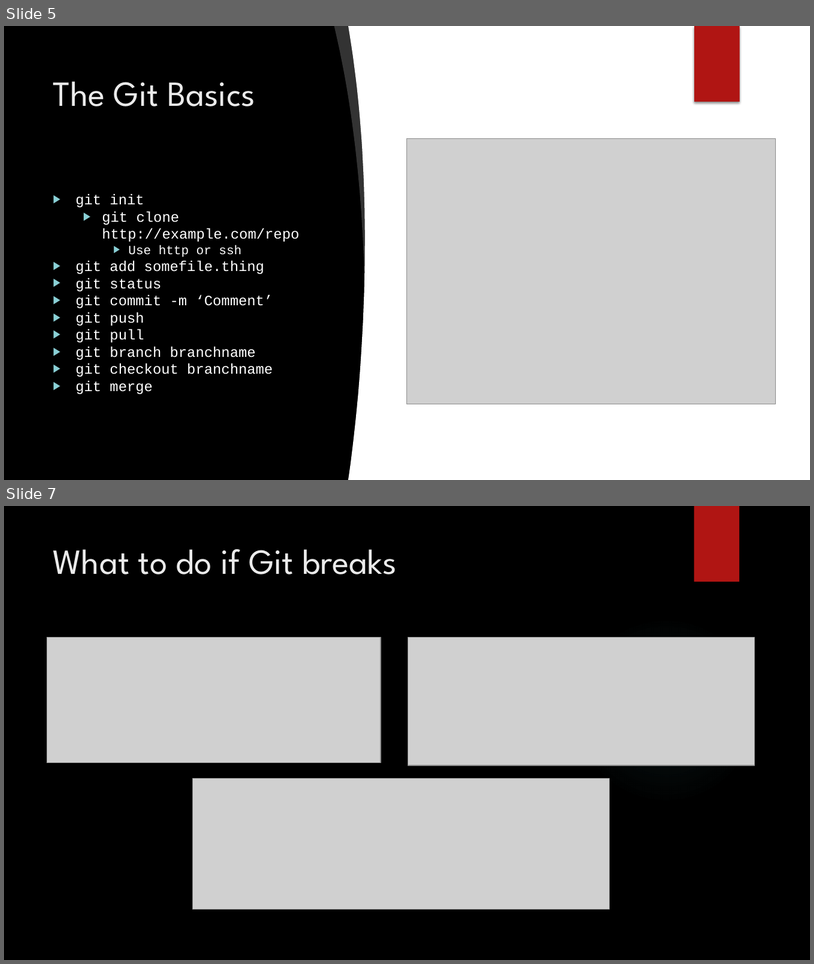
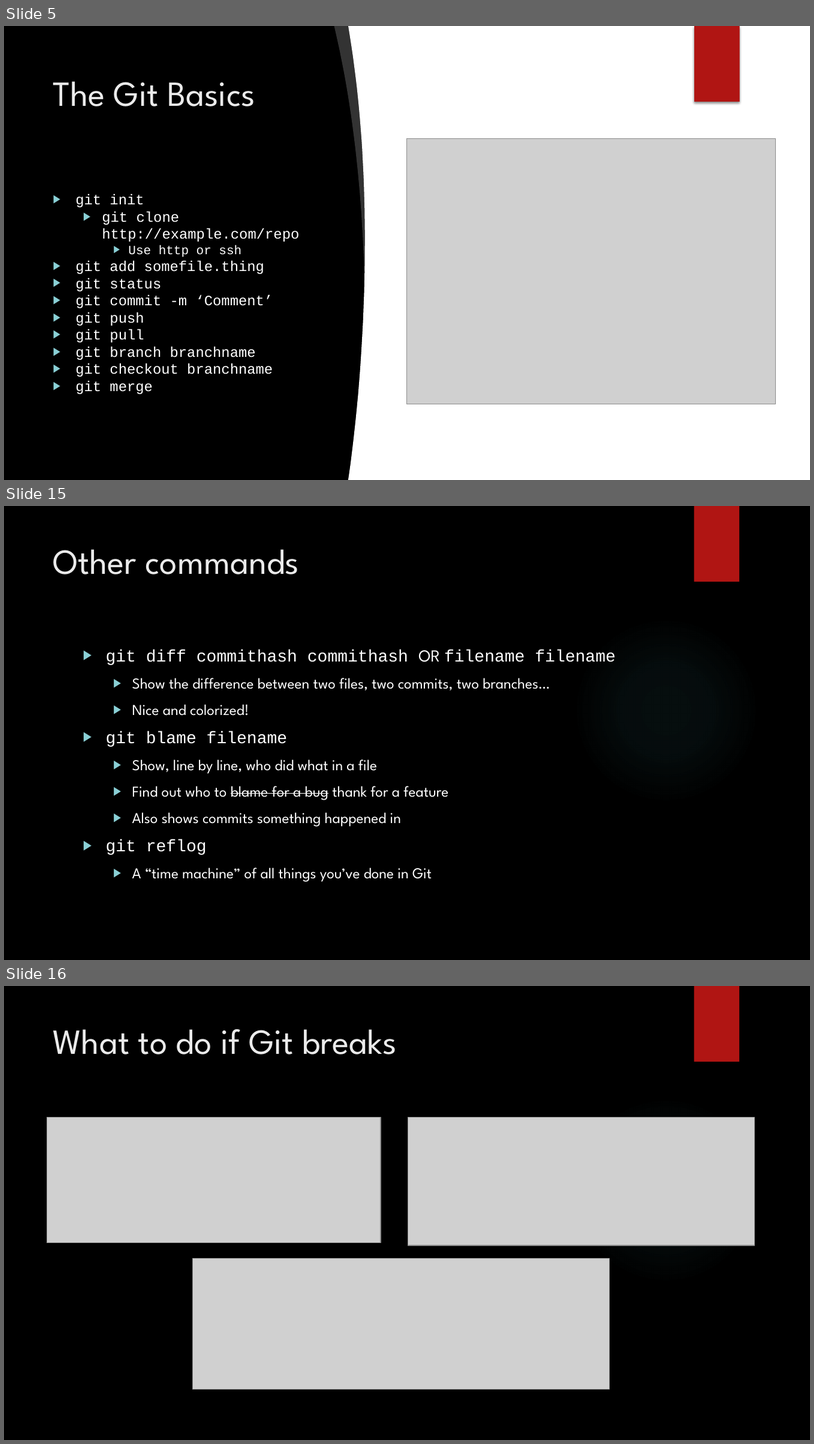
Before and after one commit to dvdmuckle/git101, a slide deck: Git 101.pptx. Shown one above the other, each under a label of ours: slides 5 and 7 before the commit, slides 5, 15 and 16 after it; the slides between them are not shown. The pictures are 814x964 and 814x1444 pixels, drawn with LibreOffice and Linux fonts; fonts in the diff are those of the drawing; grey boxes stand for pictures; background and template pictures are left out. Boxes give left, top, right and bottom in pixels: in the first picture for what was removed or moved away, otherwise in the second. Text is boxed around its words. In the diff, an @@ line names an element or a change of style, - is before the commit and + after.

Commit message:
Git 101 2.0; Added slide for each command

```diff
--- a/Git 101.pptx
+++ b/Git 101.pptx
@@ slide 15 added at (4,506,810,960), background picture (left out); not listed: 2 template elements that a slide beside it also shows @@
@@ title added at (53,549,300,574), 42 pt, text #EBEBEB @@
+Other commands
@@ text added at (106,649,616,882), 18 pt, text #FFFFFF @@
+▶ git diff commithash commithash OR filename filename
+  ▶ Show the difference between two files, two commits, two branches…
+  ▶ Nice and colorized!
+▶ git blame filename
+  ▶ Show, line by line, who did what in a file
+  ▶ Find out who to blame for a bug thank for a feature
+  ▶ Also shows commits something happened in
+▶ git reflog
+  ▶ A “time machine” of all things you’ve done in Git
@@ what was slide 7 is now slide 16 @@
```
Also in this commit, not shown: 2 slides changed, 9 other slides added, 1 other file.
